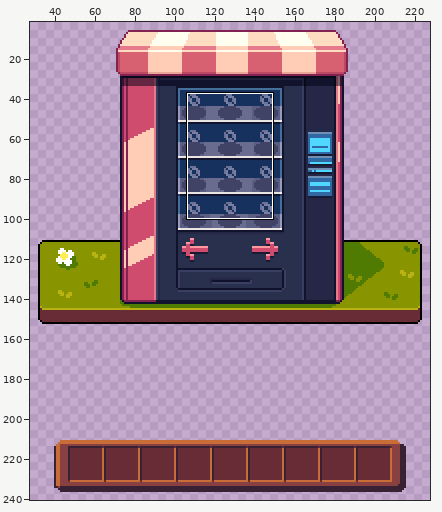
File history of a sprite sheet, assets/minecraft/textures/menu/cosmetic_selector.png. The picture above shows the old version from afar; the outline marks the close-up.
Close-up. Before:
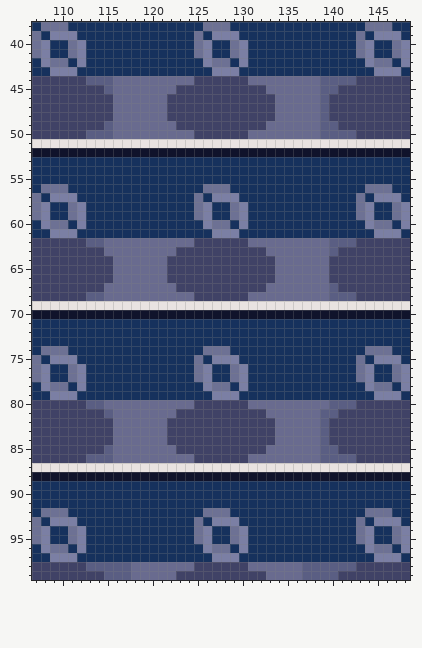
The file is 256x256 pixels. Colours within 5 levels of each other are drawn and written as one. Shown: x 107..148, y 38..99. The wide view leaves out empty margins.
After the commit:
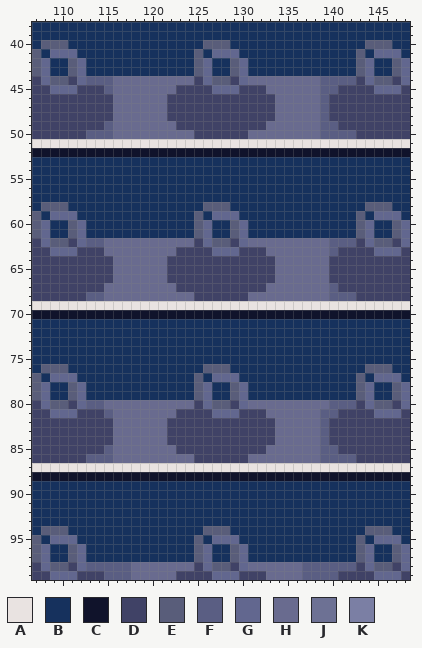
Palette (. is transparent): A #e9e3e1  B #16315d  C #10132b  D #404266  E #595d7a  F #5a5e83  G #62678f  H #696b8f  J #6d7194  K #7b7fa4
The edit:
Changed rows in their new state; - is an unchanged pixel.
first column x 107:
 38 -BBB---------------BBB---------------BBB--
 39 B-BBB-------------B-BBB-------------B-BBB-
 40 BEEEBB------------BEEEBB------------BEEEBB
 41 EBGGGB------------EBGGGB------------EBGGGB
 42 EGBBEG------------EGBBEG------------EGBBEG
 43 EGBBEG------------EGBBEG------------EGBBEG
 44 -GEE-G-------------GEE-G-------------GEE-G
 45 --GGG---------------GGG---------------GGG-
first column x 107:
 56 -BBB---------------BBB---------------BBB--
 57 B-BBB-------------B-BBB-------------B-BBB-
 58 BEEEBB------------BEEEBB------------BEEEBB
 59 EBGGGB------------EBGGGB------------EBGGGB
 60 EGBBEG------------EGBBEG------------EGBBEG
 61 EGBBEG------------EGBBEG------------EGBBEG
 62 -GEE-G-------------GEE-G-------------GEE-G
 63 --GGG---------------GGG---------------GGG-
first column x 107:
 74 -BBB---------------BBB---------------BBB--
 75 B-BBB-------------B-BBB-------------B-BBB-
 76 BEEEBB------------BEEEBB------------BEEEBB
 77 EBGGGB------------EBGGGB------------EBGGGB
 78 EGBBEG------------EGBBEG------------EGBBEG
 79 EGBBEG------------EGBBEG------------EGBBEG
 80 -GEE-G-------------GEE-G-------------GEE-G
 81 --GGG---------------GGG---------------GGG-
first column x 107:
 92 -BBB---------------BBB---------------BBB--
 93 B-BBB-------------B-BBB-------------B-BBB-
 94 BEEEBB------------BEEEBB------------BEEEBB
 95 EBGGGB------------EBGGGB------------EBGGGB
 96 EGBBEG------------EGBBEG------------EGBBEG
 97 EGBBEG------------EGBBEG------------EGBBEG
 98 -GEE-G-------------GEE-G-------------GEE-G
 99 --GGG---------------GGG---------------GGG-
